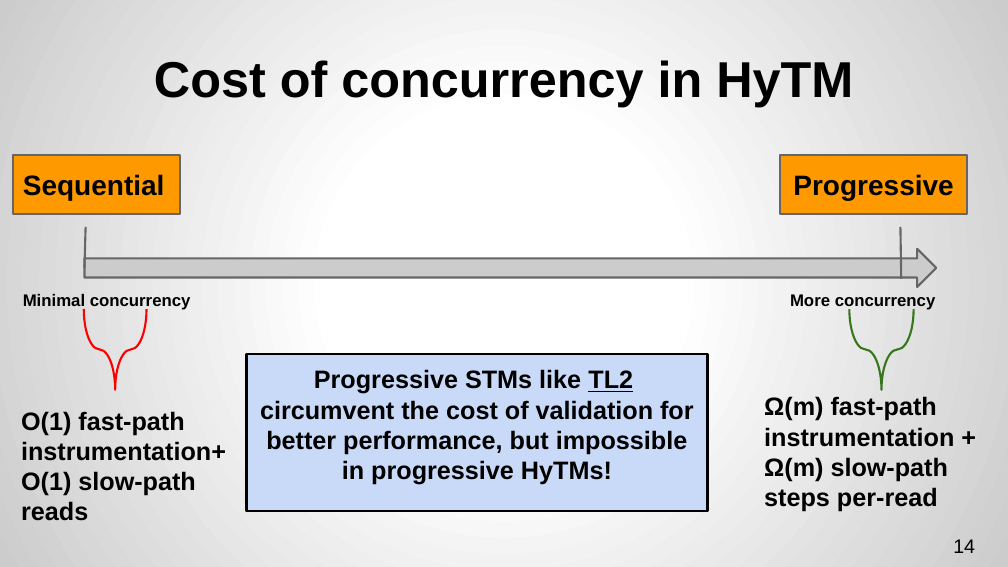
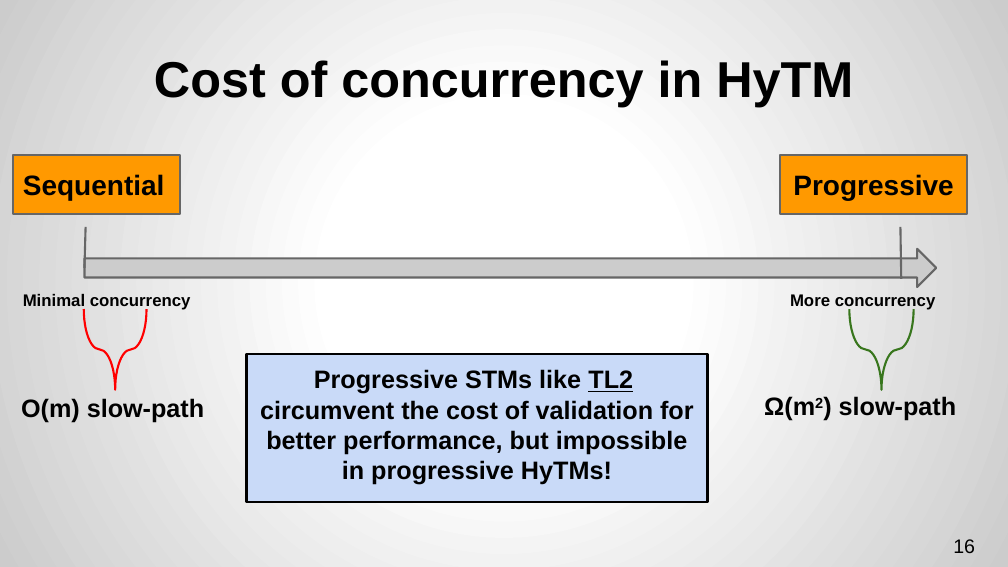
Before and after one commit to kryptos23/hytm, a slide deck: slide 16 of disc/talk/talk.v2.pptx (slide 14 before the commit). Drawn at 1008x567 pixels with LibreOffice and Linux fonts; fonts in the diff are those of the drawing. Boxes give left, top, right and bottom in pixels: in the first picture for what was removed or moved away, otherwise in the second. Text is boxed around its words. In the diff, an @@ line names an element or a change of style, - is before the commit and + after.

```diff
--- a/disc/talk/talk.v2.pptx
+++ b/disc/talk/talk.v2.pptx
@@ rectangle "Progressive STMs like TL2 circumvent ...": place and size @@
-rectangle "Progressive STMs like TL2 circumvent ..." at (247, 354, 708, 511)
+rectangle "Progressive STMs like TL2 circumvent ..." at (247, 354, 708, 502)
@@ text at (21, 398, 204, 422): text changed @@
-O(1) fast-path instrumentation+O(1) slow-path reads
+O(m) slow-path
@@ text at (764, 396, 956, 421): text changed @@
-Ω(m) fast-path instrumentation + Ω(m) slow-path steps per-read
+Ω(m2) slow-path
@@ page number at (953, 539, 975, 553): text changed @@
-14
+16
```
Also in this commit, not shown: 4 other slides changed, 3 slides added, 2 slides removed.
